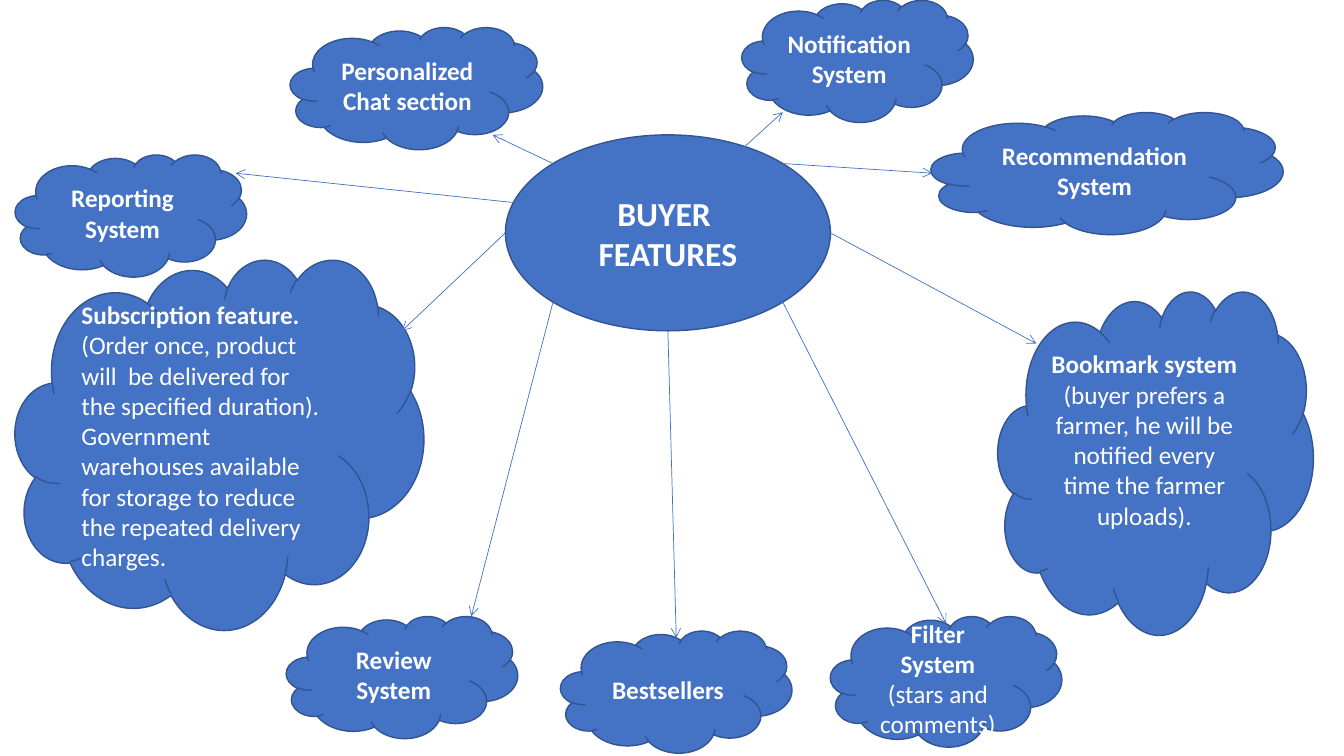
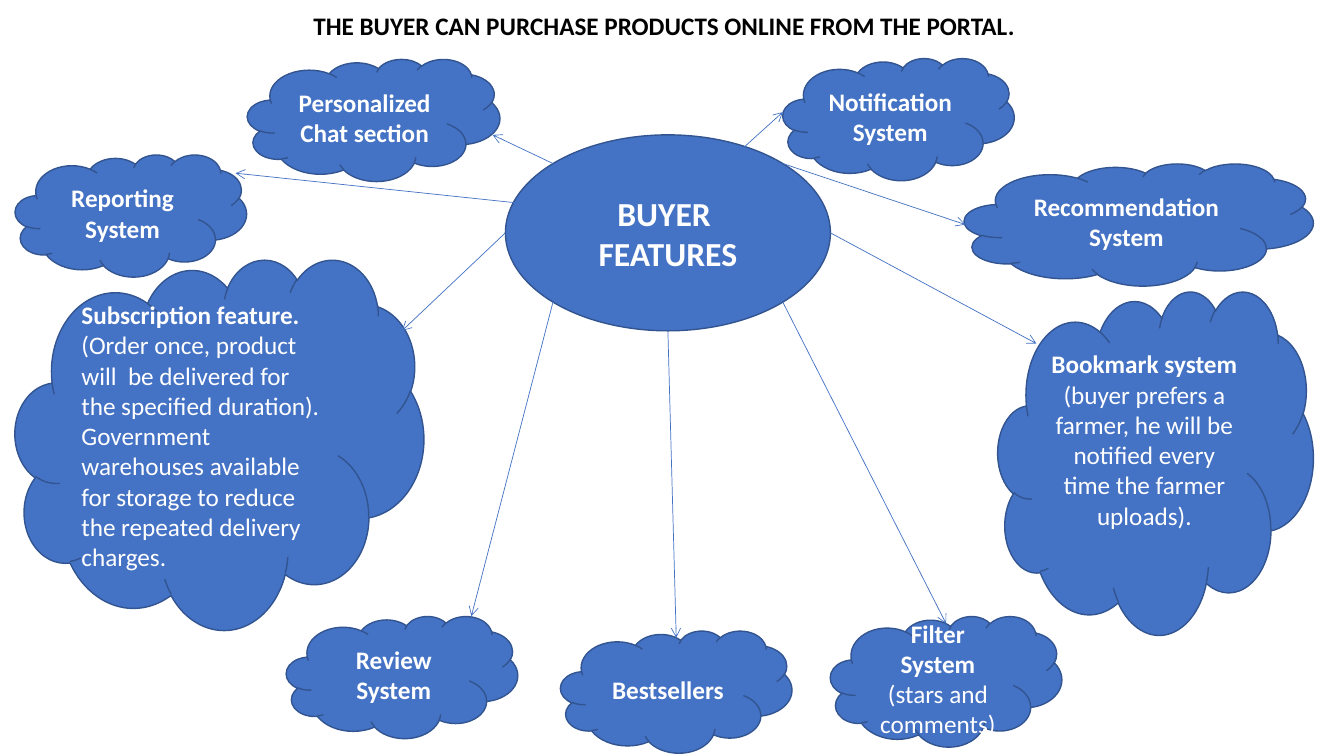
Before and after one commit to FriendsUnited/AgroCraft, a slide deck: slide 3 of Documents/AgroCraft.pptx. Drawn at 1344x756 pixels with LibreOffice and Linux fonts; fonts in the diff are those of the drawing. Boxes give left, top, right and bottom in pixels: in the first picture for what was removed or moved away, otherwise in the second. Text is boxed around its words. In the diff, an @@ line names an element or a change of style, - is before the commit and + after.

```diff
--- a/Documents/AgroCraft.pptx
+++ b/Documents/AgroCraft.pptx
@@ text added at <box>313,18,1015,36</box>, 18 pt, text #000000, bold @@
+THE BUYER CAN PURCHASE PRODUCTS ONLINE FROM THE PORTAL.
@@ cloud "Personalized Chat section": place and size @@
-cloud "Personalized Chat section" at <box>290,27,542,149</box>
+cloud "Personalized Chat section" at <box>247,59,499,181</box>
@@ cloud "Notification": place and size @@
-cloud "Notification" at <box>742,0,974,122</box>
+cloud "Notification" at <box>783,58,1015,180</box>
@@ arrow moved from (783, 163) - (933, 173) to (783, 163) - (966, 225) @@
@@ cloud "Recommendation System": place and size @@
-cloud "Recommendation System" at <box>932,112,1284,234</box>
+cloud "Recommendation System" at <box>965,163,1314,285</box>
```
Also in this commit, not shown: 4 other slides changed, 2 other files.
